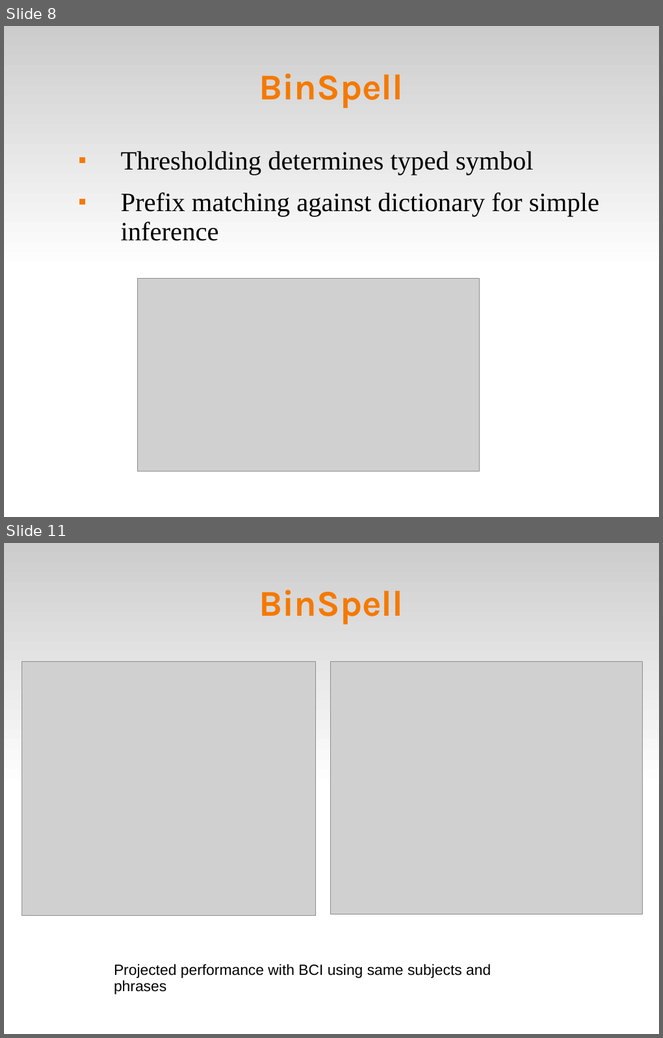
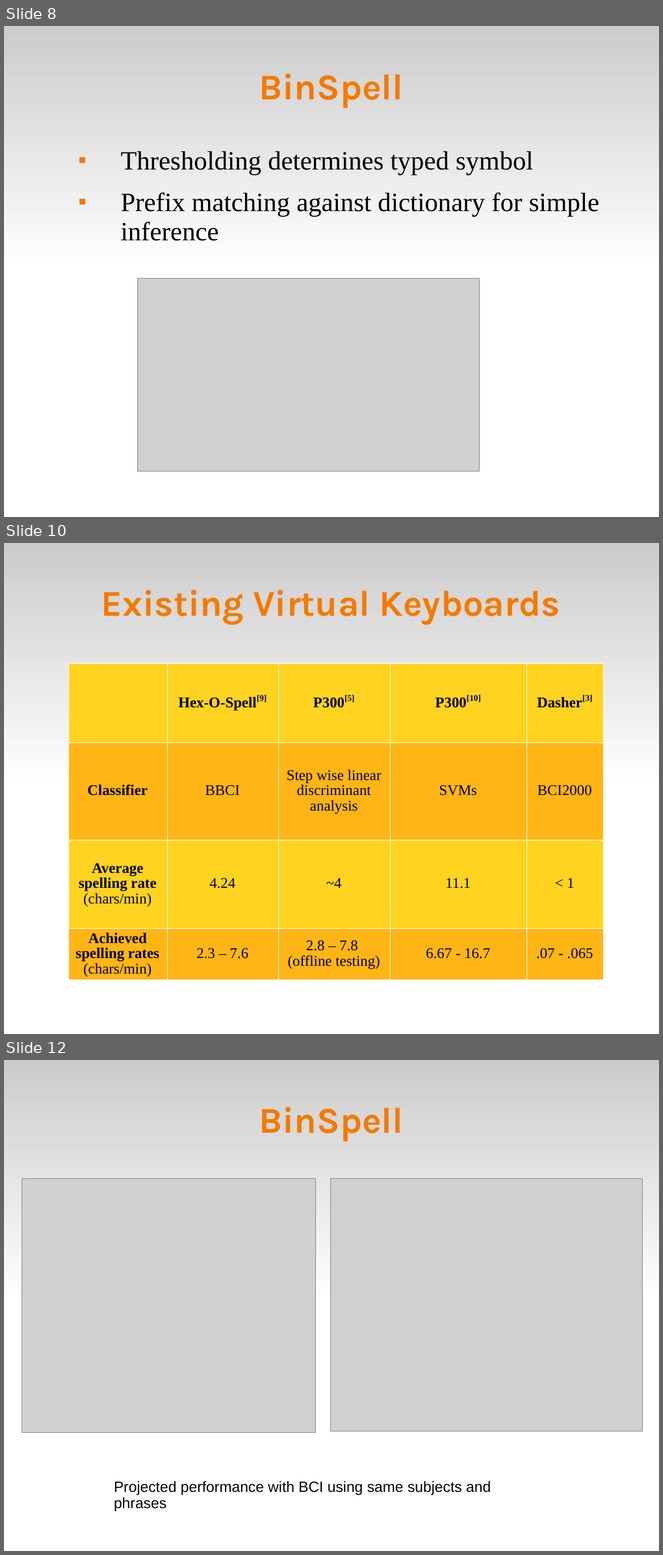
Before and after one commit to abdullah38rcc/BCI-Virtual-Keyboard, a slide deck: circlespell/docs/virtKey.ppt. Shown one above the other, each under a label of ours: slides 8 and 11 before the commit, slides 8, 10 and 12 after it; the slides between them are not shown. The pictures are 663x1038 and 663x1555 pixels, drawn with LibreOffice and Linux fonts; fonts in the diff are those of the drawing; grey boxes stand for pictures. Boxes give left, top, right and bottom in pixels: in the first picture for what was removed or moved away, otherwise in the second. Text is boxed around its words. In the diff, an @@ line names an element or a change of style, - is before the commit and + after.

```diff
--- a/circlespell/docs/virtKey.ppt
+++ b/circlespell/docs/virtKey.ppt
@@ slide 10 added at (x1=4, y1=543, x2=659, y2=1034), background #FFFFFF; not listed: 1 template element that a slide beside it also shows @@
@@ title added at (x1=102, y1=590, x2=561, y2=625), 44 pt, text #F57900, bold @@
+Existing Virtual Keyboards
@@ table added at (x1=68, y1=663, x2=603, y2=980), 4 rows, 5 columns @@
+ | Hex-O-Spell[9] | P300[5] | P300[10] | Dasher[3]
+Classifier | BBCI | Step wise linear discriminant analysis | SVMs | BCI2000
+Average spelling rate (chars/min) | 4.24 | ~4 | 11.1 | < 1
+Achieved spelling rates (chars/min) | 2.3 – 7.6 | 2.8 – 7.8 / (offline testing) | 6.67 - 16.7 | .07 - .065
@@ what was slide 11 is now slide 12 @@
```
Also in this commit, not shown: 9 slides changed, 3 other slides added, 1 slide removed.
